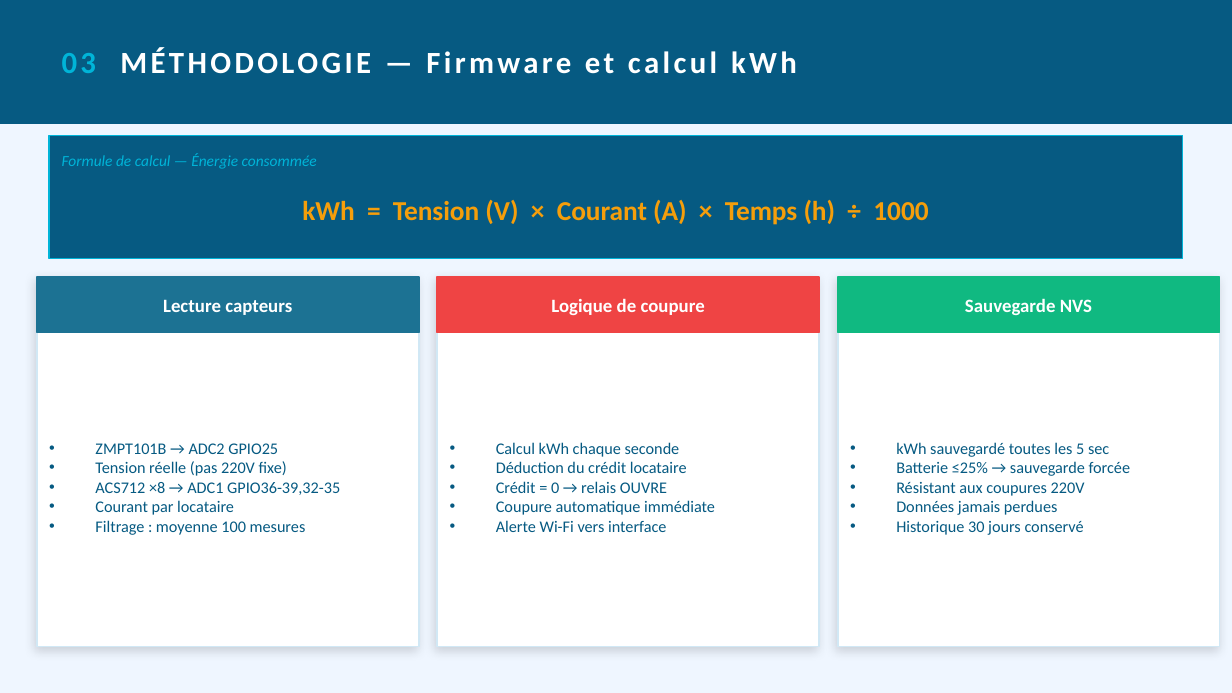
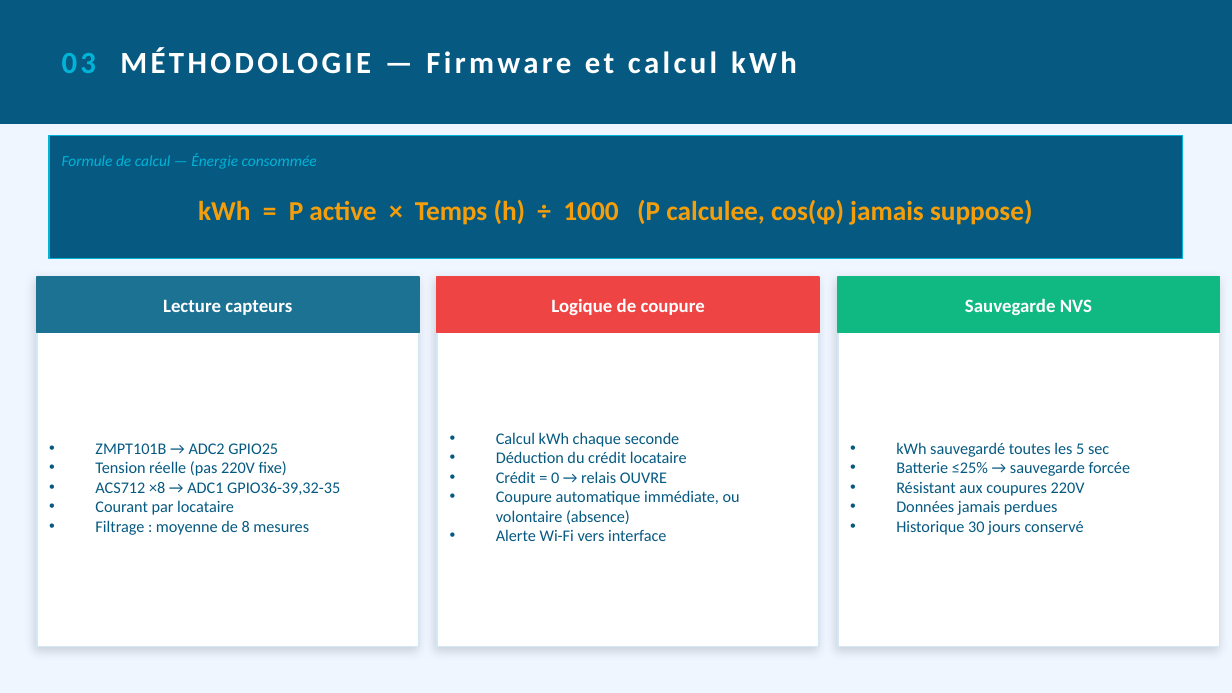
Before and after one commit to Samuelmathe/TFC-Multicanal-Goma, a slide deck: slide 8 of presentation/TFC_Departageur_Intelligent.pptx. Drawn at 1232x693 pixels with LibreOffice and Linux fonts; fonts in the diff are those of the drawing. Boxes give left, top, right and bottom in pixels: in the first picture for what was removed or moved away, otherwise in the second. Text is boxed around its words. In the diff, an @@ line names an element or a change of style, - is before the commit and + after.

```diff
--- a/presentation/TFC_Departageur_Intelligent.pptx
+++ b/presentation/TFC_Departageur_Intelligent.pptx
@@ text at [198,200,1033,225]: text changed @@
-kWh = Tension (V) × Courant (A) × Temps (h) ÷ 1000
+kWh = P active × Temps (h) ÷ 1000 (P calculee, cos(φ) jamais suppose)
@@ text at [496,490,740,524]: text changed @@
-• Coupure automatique immédiate
+• Coupure automatique immédiate, ou volontaire (absence)
@@ text at [95,520,309,535]: text changed @@
-• Filtrage : moyenne 100 mesures
+• Filtrage : moyenne de 8 mesures
```
Also in this commit, not shown: 3 other slides changed, 13 other files.
